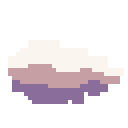
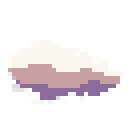
Layered file, before and after one edit (128 x 128). Changes by layer:
painted on "0" over [8, 40, 124, 104]
